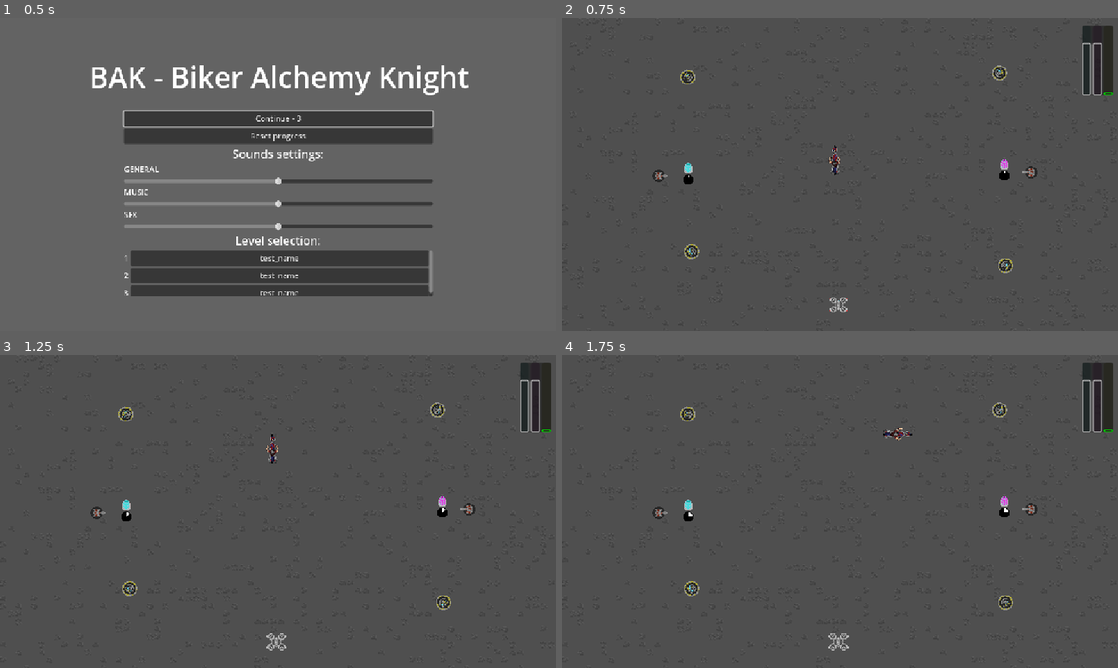
Above: before the commit, frames 1-4 (two rows, left to right).
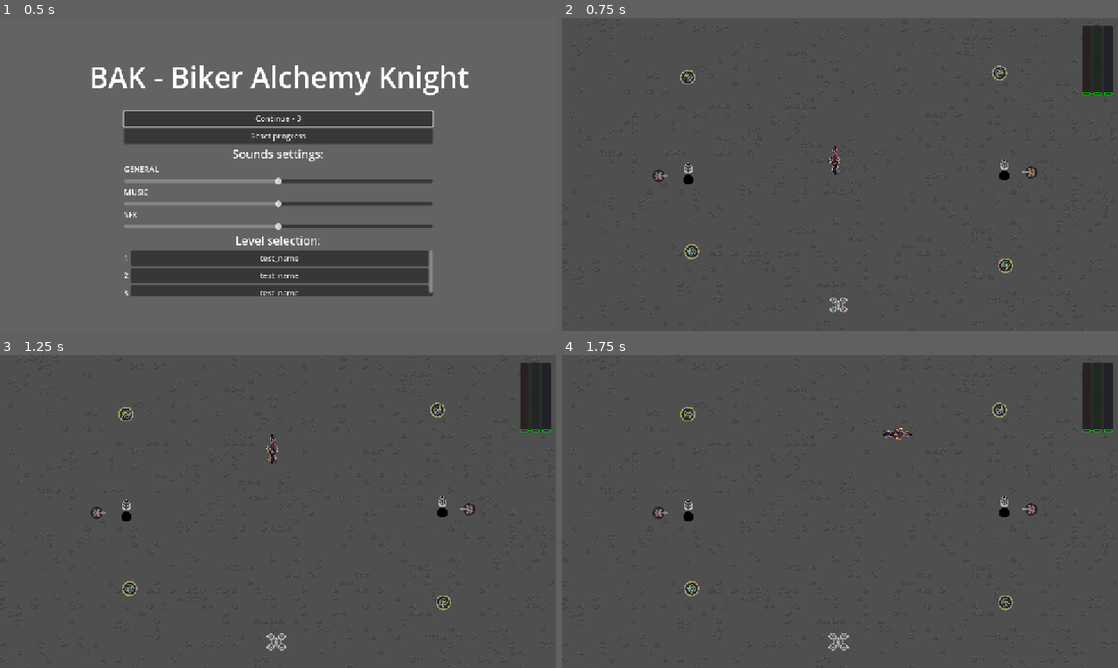
Above: after the commit, the same moments.

Repository: IwailerI/micro-jam-colors
Game: Godot game, scene res://scenes/mainmenu/mainmenu.tscn
Two runs of this game, one before a commit and one after it. Both use one fixed random seed, a clock stepped at 60 frames per second and the inputs below.
Inputs:
- Up to frame 1 (0.5 s): no input
- Up to frame 2 (0.75 s): click "Continue - 3" at 0.5 s
- Up to frame 3 (1.25 s): no input
- Up to frame 4 (1.75 s): hold D (movement_right) from 1.28 s (still down); hold Space (throttle) from 1.28 s (still down)

Frame 1 is identical in both runs. In frame 2, 0.3% of the frame differs, in the area x 22-98%, y 7-51%; in frame 3, 0.3%; in frame 4, 0.3%, in the area x 22-98%, y 7-52%.
Error after the commit: Assertion failed: colorless potion spawner (res://objects/brewing_stand/brewing_stand.gd:36)

Commit message:
moved to rgb

Diff:
--- a/objects/brewing_stand/brewing_stand.gd
+++ b/objects/brewing_stand/brewing_stand.gd
@@ -5,17 +5,17 @@
 const PALETTE := preload("res://objects/palette/default.tres")
 
 @export_group("Color values")
-@export var cyan: bool:
+@export var red: bool:
 	set(v):
-		cyan = v
+		red = v
 		_update_colors()
-@export var magenta: bool:
+@export var green: bool:
 	set(v):
-		magenta = v
+		green = v
 		_update_colors()
-@export var yellow: bool:
+@export var blue: bool:
 	set(v):
-		yellow = v
+		blue = v
 		_update_colors()
 
 @export_group("Brewing values")
@@ -33,7 +33,7 @@
 	_update_colors()
 
 	if not Engine.is_editor_hint():
-		assert(cyan or magenta or yellow, "colorless potion spawner")
+		assert(red or green or blue, "colorless potion spawner")
 
 		respawn_timer = $RespawnTimer
 		respawn_timer.timeout.connect(_finish_brewing)
@@ -58,9 +58,9 @@
 	potions_spawned += 1
 	respawn_progressbar.visible = false
 	var potion_node := POTION.instantiate()
-	potion_node.cyan = cyan
-	potion_node.magenta = magenta
-	potion_node.yellow = yellow
+	potion_node.red = red
+	potion_node.green = green
+	potion_node.blue = blue
 
 	if potions_spawned == spawn_limit:
 		$Polygon2D.hide()
@@ -72,7 +72,7 @@
 
 
 func _update_colors() -> void:
-	var c := PALETTE.lookup(cyan, magenta, yellow)
+	var c := PALETTE.lookup(red, green, blue)
 	var poly := ($Polygon2D as Polygon2D)
 	c.a = poly.color.a
 	poly.color = c
--- a/objects/brewing_stand/brewing_stand.tscn
+++ b/objects/brewing_stand/brewing_stand.tscn
@@ -9,7 +9,6 @@
 [node name="BrewingStand" type="Node2D"]
 script = ExtResource("1_ni832")
 brewing_time = 10
-spawn_limit = null
 
 [node name="RespawnProgressBar" type="TextureProgressBar" parent="."]
 offset_left = -10.0
@@ -31,7 +30,7 @@
 texture = ExtResource("4_dcvpl")
 
 [node name="Polygon2D" type="Polygon2D" parent="."]
-color = Color(1, 1, 1, 0.580392)
+color = Color(0, 0, 0, 0.580392)
 polygon = PackedVector2Array(-6, -24, -5, -26, -4, -27, -2, -28, 2, -28, 4, -27, 5, -26, 6, -24, 6, -14, 5, -12, 4, -11, 2, -10, -2, -10, -4, -11, -5, -12, -6, -14)
 
 [node name="Bottle" type="Sprite2D" parent="."]
--- a/objects/game_manager/game_manager.gd
+++ b/objects/game_manager/game_manager.gd
@@ -1,22 +1,22 @@
 class_name GameManager
 extends Node
 
-signal added_colors(c: int, m: int, y: int)
+signal added_colors(r: int, g: int, b: int)
 signal game_was_over(has_won: bool, lost_message: String)
 
 const MAX_COLOR_VALUE = 4
 
 @export_category("Color requirement")
-@export_range(0, GameManager.MAX_COLOR_VALUE) var need_cyan: int
-@export_range(0, GameManager.MAX_COLOR_VALUE) var need_magenta: int
-@export_range(0, GameManager.MAX_COLOR_VALUE) var need_yellow: int
+@export_range(0, GameManager.MAX_COLOR_VALUE) var need_red: int
+@export_range(0, GameManager.MAX_COLOR_VALUE) var need_green: int
+@export_range(0, GameManager.MAX_COLOR_VALUE) var need_blue: int
 
 ## Used by pause menu to check if game paused because of the menu or if game has ended
 var playing: bool = true
 
-var cyan: int = 0
-var magenta: int = 0
-var yellow: int = 0
+var red: int = 0
+var green: int = 0
+var blue: int = 0
 
 
 ## Do not use global magic strings.
@@ -35,16 +35,16 @@
 
 
 func requirement_check() -> bool:
-	return cyan == need_cyan && magenta == need_magenta && yellow == need_yellow
+	return red == need_red && green == need_green && blue == need_blue
 
 
-func add_colors(c: int, m: int, y: int) -> void:
-	cyan = min(cyan + c, MAX_COLOR_VALUE)
-	magenta = min(magenta + m, MAX_COLOR_VALUE)
-	yellow = min(yellow + y, MAX_COLOR_VALUE)
-	added_colors.emit(cyan, magenta, yellow)
+func add_colors(r: int, g: int, b: int) -> void:
+	red = min(red + r, MAX_COLOR_VALUE)
+	green = min(green + g, MAX_COLOR_VALUE)
+	blue = min(blue + b, MAX_COLOR_VALUE)
+	added_colors.emit(red, green, blue)
 
-	if cyan > need_cyan or magenta > need_magenta or yellow > need_yellow:
+	if red > need_red or green > need_green or blue > need_blue:
 		gameover(false, "Too much color!")
 
 
--- a/objects/palette/palette.gd
+++ b/objects/palette/palette.gd
@@ -3,22 +3,22 @@
 extends Resource
 
 
-@export var c := Color.CYAN
-@export var m := Color.MAGENTA
-@export var y := Color.YELLOW
-@export var cm := Color.BLUE
-@export var cy := Color.GREEN
-@export var my := Color.RED
-@export var cmy := Color.BLACK
+@export var r := Color.RED
+@export var g := Color.GREEN
+@export var b := Color.BLUE
+@export var rg := Color.YELLOW
+@export var gb := Color.CYAN
+@export var rb := Color.MAGENTA
+@export var rgb := Color.WHITE
 
 
-func lookup(cyan: bool, magenta: bool, yellow: bool) -> Color:
-    match [cyan, magenta, yellow]:
-        [true, true, true]: return cmy
-        [true, true, false]: return cm
-        [true, false, true]: return cy
-        [false, true, true]: return my
-        [true, false, false]: return c
-        [false, true, false]: return m
-        [false, false, true]: return y
-        _: return Color.WHITE
+func lookup(red: bool, green: bool, blue: bool) -> Color:
+    match [red, green, blue]:
+        [true, true, true]: return rgb
+        [true, true, false]: return rg
+        [true, false, true]: return rb
+        [false, true, true]: return gb
+        [true, false, false]: return r
+        [false, true, false]: return g
+        [false, false, true]: return b
+        _: return Color.BLACK
--- a/objects/potion/potion.gd
+++ b/objects/potion/potion.gd
@@ -5,17 +5,17 @@
 const PALETTE := preload("res://objects/palette/default.tres")
 
 @export_group("Color values")
-@export var cyan: bool = false:
+@export var red: bool = false:
 	set(v):
-		cyan = v
+		red = v
 		_update_colors()
-@export var magenta: bool = false:
+@export var green: bool = false:
 	set(v):
-		magenta = v
+		green = v
 		_update_colors()
-@export var yellow: bool = false:
+@export var blue: bool = false:
 	set(v):
-		yellow = v
+		blue = v
 		_update_colors()
 
 @onready var gm: GameManager = GameManager.get_instance()
@@ -25,7 +25,7 @@
 func _ready() -> void:
 	_update_colors()
 	if not Engine.is_editor_hint():
-		assert(cyan or magenta or yellow, "colorless potion")
+		assert(red or green or blue, "colorless potion")
 		gm.player().died.connect(
 			func() -> void:
 				monitoring = false
@@ -37,10 +37,10 @@
 		return
 	$CollisionShape2D.set_deferred("disabled", true)
 	queue_free()
-	gm.add_colors(int(cyan), int(magenta), int(yellow))
+	gm.add_colors(int(red), int(green), int(blue))
 
 
 func _update_colors() -> void:
-	var color := PALETTE.lookup(cyan, magenta, yellow)
+	var color := PALETTE.lookup(red, green, blue)
 	$Polygon.color = color
 	$Glow.modulate = color
--- a/objects/potion_color_display/color_display.gd
+++ b/objects/potion_color_display/color_display.gd
@@ -5,13 +5,13 @@
 @export var color_good := Color.LIME
 @export var color_bad := Color.MAROON
 
-@onready var progress_c: ProgressBar = %ProgressC
-@onready var progress_m: ProgressBar = %ProgressM
-@onready var progress_y: ProgressBar = %ProgressY
+@onready var progress_r: ProgressBar = %ProgressR
+@onready var progress_g: ProgressBar = %ProgressG
+@onready var progress_b: ProgressBar = %ProgressB
 
-@onready var target_c: Panel = %TargetC
-@onready var target_m: Panel = %TargetM
-@onready var target_y: Panel = %TargetY
+@onready var target_r: Panel = %TargetR
+@onready var target_g: Panel = %TargetG
+@onready var target_b: Panel = %TargetB
 
 
 func _ready() -> void:
@@ -19,7 +19,7 @@
 	gm.added_colors.connect(func(c: int, m: int, y: int) -> void:
 		set_state(-Vector3i.ONE, Vector3i(c, m, y)))
 
-	set_state(Vector3i(gm.need_cyan, gm.need_magenta, gm.need_yellow), Vector3i.ZERO, 0)
+	set_state(Vector3i(gm.need_red, gm.need_green, gm.need_blue), Vector3i.ZERO, 0)
 
 
 func set_state(want: Vector3i, have: Vector3i, dur := NAN) -> void:
@@ -28,25 +28,25 @@
 	if is_nan(dur):
 		dur = animation_duration
 	if want == -Vector3i.ONE:
-		want = Vector3i(gm.need_cyan, gm.need_magenta, gm.need_yellow)
+		want = Vector3i(gm.need_red, gm.need_green, gm.need_blue)
 	if have == -Vector3i.ONE:
-		have = Vector3i(gm.cyan, gm.magenta, gm.yellow)
+		have = Vector3i(gm.red, gm.green, gm.blue)
 
 	var t := create_tween().set_ease(Tween.EASE_IN_OUT).set_trans(Tween.TRANS_SINE).set_parallel()
 
 	have = have.clamp(Vector3.ZERO, Vector3i.ONE * 4)
-	t.tween_property(progress_c, "value", have.x / 4.0, dur)
-	t.tween_property(progress_m, "value", have.y / 4.0, dur)
-	t.tween_property(progress_y, "value", have.z / 4.0, dur)
+	t.tween_property(progress_r, "value", have.x / 4.0, dur)
+	t.tween_property(progress_g, "value", have.y / 4.0, dur)
+	t.tween_property(progress_b, "value", have.z / 4.0, dur)
 
 	want = want.clamp(Vector3.ZERO, Vector3i.ONE * 4)
-	t.tween_property(target_c, "anchor_top", 1.0 - want.x / 4.0, dur)
-	t.tween_property(target_m, "anchor_top", 1.0 - want.y / 4.0, dur)
-	t.tween_property(target_y, "anchor_top", 1.0 - want.z / 4.0, dur)
+	t.tween_property(target_r, "anchor_top", 1.0 - want.x / 4.0, dur)
+	t.tween_property(target_g, "anchor_top", 1.0 - want.y / 4.0, dur)
+	t.tween_property(target_b, "anchor_top", 1.0 - want.z / 4.0, dur)
 
-	t.tween_property(target_c, "self_modulate", _get_target_col(have.x, want.x), dur)
-	t.tween_property(target_m, "self_modulate", _get_target_col(have.y, want.y), dur)
-	t.tween_property(target_y, "self_modulate", _get_target_col(have.z, want.z), dur)
+	t.tween_property(target_r, "self_modulate", _get_target_col(have.x, want.x), dur)
+	t.tween_property(target_g, "self_modulate", _get_target_col(have.y, want.y), dur)
+	t.tween_property(target_b, "self_modulate", _get_target_col(have.z, want.z), dur)
 
 
 func _get_target_col(have: int, want: int) -> Color:
--- a/objects/potion_color_display/potion_color_display.tscn
+++ b/objects/potion_color_display/potion_color_display.tscn
@@ -20,9 +20,9 @@
 [node name="HBoxContainer" type="HBoxContainer" parent="."]
 layout_mode = 2
 
-[node name="ProgressC" type="ProgressBar" parent="HBoxContainer"]
+[node name="ProgressR" type="ProgressBar" parent="HBoxContainer"]
 unique_name_in_owner = true
-self_modulate = Color(0, 1, 1, 1)
+self_modulate = Color(1, 0, 0, 1)
 layout_mode = 2
 size_flags_horizontal = 3
 size_flags_vertical = 1
@@ -31,7 +31,7 @@
 fill_mode = 3
 show_percentage = false
 
-[node name="TargetC" type="Panel" parent="HBoxContainer/ProgressC"]
+[node name="TargetR" type="Panel" parent="HBoxContainer/ProgressR"]
 unique_name_in_owner = true
 custom_minimum_size = Vector2(0, 6)
 layout_mode = 1
@@ -42,9 +42,9 @@
 grow_vertical = 0
 theme_override_styles/panel = SubResource("StyleBoxFlat_up8tn")
 
-[node name="ProgressM" type="ProgressBar" parent="HBoxContainer"]
+[node name="ProgressG" type="ProgressBar" parent="HBoxContainer"]
 unique_name_in_owner = true
-self_modulate = Color(1, 0, 1, 1)
+self_modulate = Color(0, 1, 0, 1)
 layout_mode = 2
 size_flags_horizontal = 3
 size_flags_vertical = 1
@@ -52,7 +52,7 @@
 fill_mode = 3
 show_percentage = false
 
-[node name="TargetM" type="Panel" parent="HBoxContainer/ProgressM"]
+[node name="TargetG" type="Panel" parent="HBoxContainer/ProgressG"]
 unique_name_in_owner = true
 custom_minimum_size = Vector2(0, 6)
 layout_mode = 1
@@ -63,9 +63,9 @@
 grow_vertical = 0
 theme_override_styles/panel = SubResource("StyleBoxFlat_up8tn")
 
-[node name="ProgressY" type="ProgressBar" parent="HBoxContainer"]
+[node name="ProgressB" type="ProgressBar" parent="HBoxContainer"]
 unique_name_in_owner = true
-self_modulate = Color(1, 1, 0, 1)
+self_modulate = Color(0, 0, 1, 1)
 layout_mode = 2
 size_flags_horizontal = 3
 size_flags_vertical = 1
@@ -73,7 +73,7 @@
 fill_mode = 3
 show_percentage = false
 
-[node name="TargetY" type="Panel" parent="HBoxContainer/ProgressY"]
+[node name="TargetB" type="Panel" parent="HBoxContainer/ProgressB"]
 unique_name_in_owner = true
 custom_minimum_size = Vector2(0, 6)
 layout_mode = 1
--- a/scenes/level/level_revamp.tscn
+++ b/scenes/level/level_revamp.tscn
@@ -556,9 +556,9 @@
 [node name="Level" type="Node2D"]
 
 [node name="GameManager" parent="." instance=ExtResource("3_4qo56")]
-need_cyan = 1
-need_magenta = 2
-need_yellow = 1
+need_red = 2
+need_green = 2
+need_blue = 2
 
 [node name="CanvasLayer" type="CanvasLayer" parent="."]
 
@@ -622,20 +622,22 @@
 
 [node name="Potion" parent="Pickups" instance=ExtResource("5_d6bxs")]
 position = Vector2(291, 332)
-cyan = true
+red = true
+green = true
+blue = true
 
 [node name="Potion2" parent="Pickups" instance=ExtResource("5_d6bxs")]
 position = Vector2(290, 171)
-magenta = true
+green = true
 
 [node name="Potion3" parent="Pickups" instance=ExtResource("5_d6bxs")]
 position = Vector2(806, 74)
-cyan = true
-magenta = true
+red = true
+blue = true
 
 [node name="BrewingStand" parent="Pickups" instance=ExtResource("6_8vb6f")]
 position = Vector2(207, 249)
-yellow = true
+blue = true
 spawn_limit = 2
 
 [node name="Hazards" type="Node2D" parent="."]
